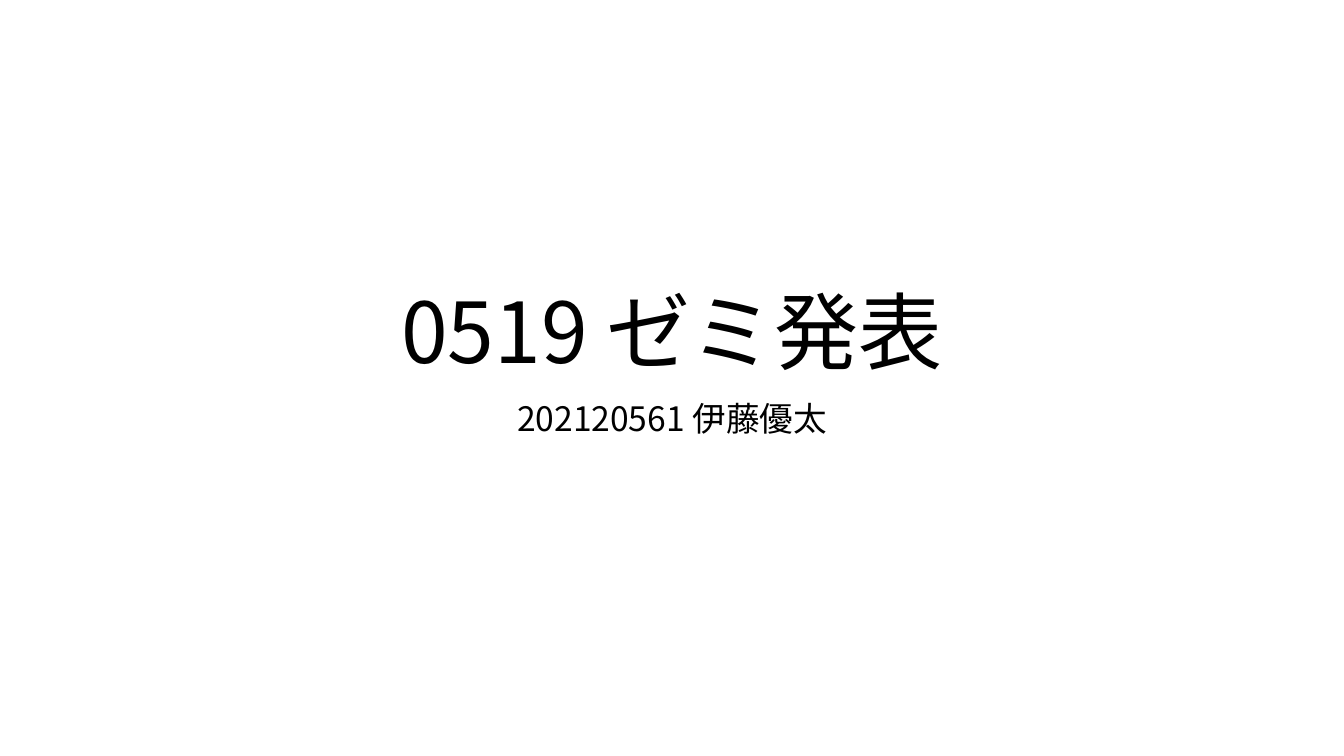
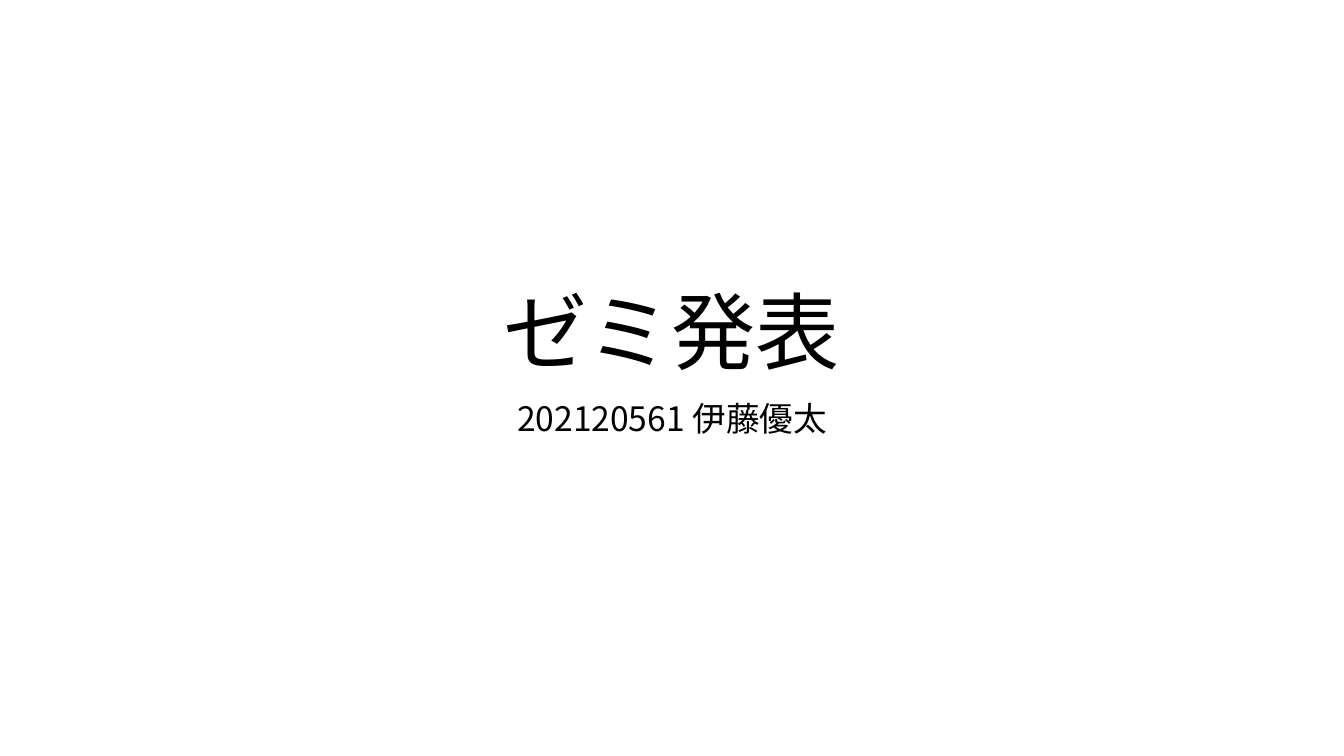
Before and after one commit to atuyoti/dot, a slide deck: slide 1 of slide/0519.pptx. Drawn at 1344x756 pixels with LibreOffice and Linux fonts; fonts in the diff are those of the drawing. Boxes give left, top, right and bottom in pixels: in the first picture for what was removed or moved away, otherwise in the second. Text is boxed around its words. In the diff, an @@ line names an element or a change of style, - is before the commit and + after.

```diff
--- a/slide/0519.pptx
+++ b/slide/0519.pptx
@@ title at <box>504,292,840,370</box>: text changed @@
-0519 ゼミ発表
+ゼミ発表
```
Also in this commit, not shown: 2 other slides changed, 21 slides added.
